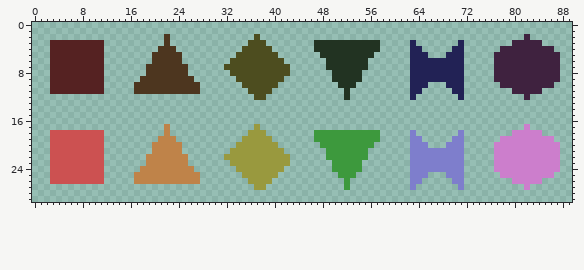
Sprite sheet: src/assets/sprites/charIcon.png. The picture above is the old version.
The file is 90x30 pixels.
New version:
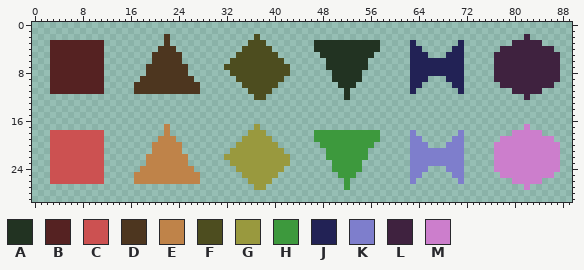
Palette (. is transparent): A #223322  B #552222  C #cc5151  D #4d361f  E #bf8349  F #4d4d1f  G #99993e  H #3d993d  J #222255  K #7e7ecc  L #3f223f  M #cc7ecc
Edits made:
y 9: x 66..68 JJJ -> ...
y 10: x 65 J -> .; x 69 J -> .
y 11: x 64 J -> .; x 70 J -> .
y 12: x 63 J -> .; x 71 J -> .
y 24: x 66..68 KKK -> ...
y 25: x 65 K -> .; x 69 K -> .
y 26: x 64 K -> .; x 70 K -> .
y 27: x 63 K -> .; x 71 K -> .
Changed places in both pictures, as pixel boxes (x1, y1, x2, y2):
erased: (410, 76, 464, 100)
erased: (410, 166, 464, 190)
